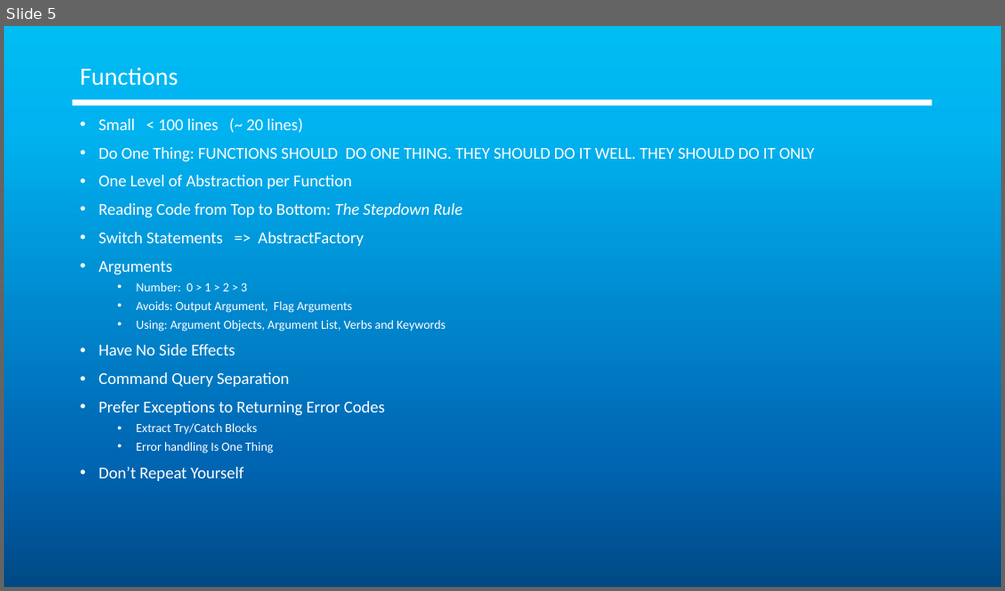
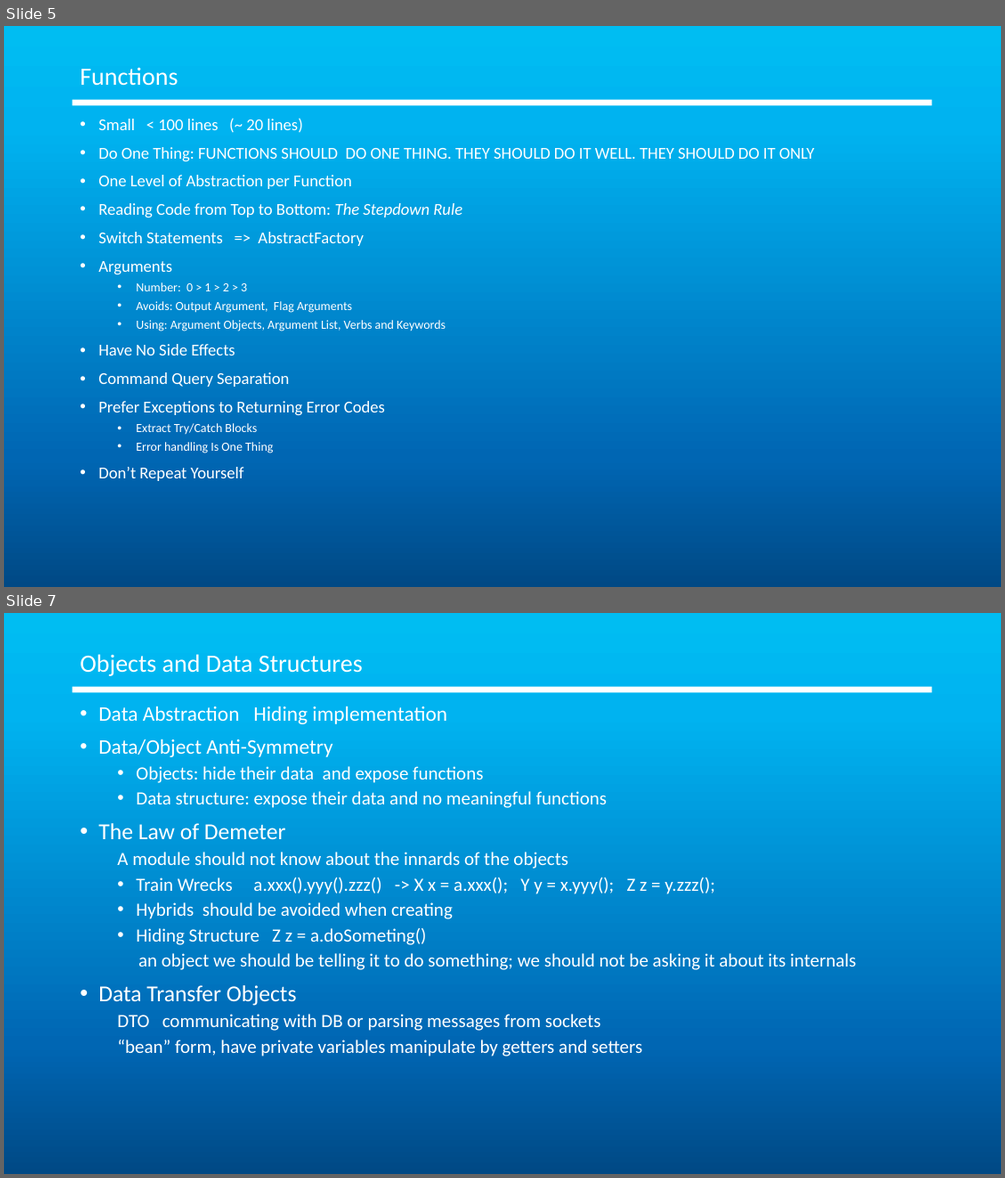
Before and after one commit to fubiye/coding, a slide deck: clean-code/clean code - Fu, Biye.pptx. Shown one above the other, each under a label of ours: slide 5 before the commit, slides 5 and 7 after it; the slides between them are not shown. The pictures are 1005x591 and 1005x1178 pixels, drawn with LibreOffice and Linux fonts; fonts in the diff are those of the drawing. Boxes give left, top, right and bottom in pixels: in the first picture for what was removed or moved away, otherwise in the second. Text is boxed around its words. In the diff, an @@ line names an element or a change of style, - is before the commit and + after.

```diff
--- a/clean-code/clean code - Fu, Biye.pptx
+++ b/clean-code/clean code - Fu, Biye.pptx
@@ slide 7 added at [4, 613, 1001, 1174], background gradient #00BDF2 to #00B3F0 to #0066B3 to #004985; not listed: 1 template element that a slide beside it also shows @@
@@ title added at [80, 654, 363, 676], 24 pt, text #FFFFFF @@
+Objects and Data Structures
@@ text added at [98, 706, 856, 1056], 18 pt, text #FFFFFF @@
+• Data Abstraction Hiding implementation
+• Data/Object Anti-Symmetry
+  • Objects: hide their data and expose functions
+  • Data structure: expose their data and no meaningful functions
+• The Law of Demeter
+  A module should not know about the innards of the objects
+  • Train Wrecks a.xxx().yyy().zzz() -> X x = a.xxx(); Y y = x.yyy(); Z z = y.zzz();
+  • Hybrids should be avoided when creating
+  • Hiding Structure Z z = a.doSometing()
+  an object we should be telling it to do something; we should not be asking it about its internals
+• Data Transfer Objects
+  DTO communicating with DB or parsing messages from sockets
+  “bean” form, have private variables manipulate by getters and setters
```
Also in this commit, not shown: 1 slide changed, 1 other slide added.
